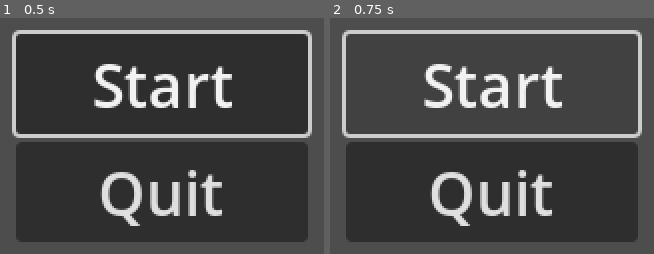
Above: before the commit, frames 1-2 (left to right).
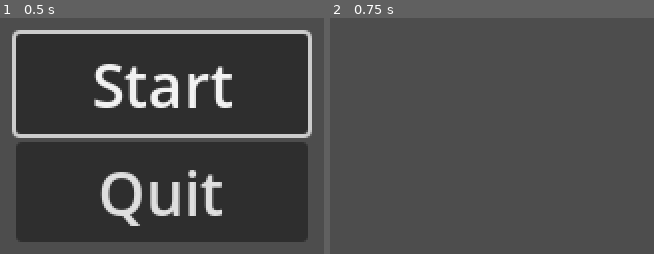
Above: after the commit, the same moments.

Repository: jonael-garcia26/OctoPause
Game: Godot game, scene res://Scenes/menu.tscn
The game is run twice, just before and just after one commit, with the same random seed, the same clock (stepped at 60 frames per second) and the same inputs. The project has no main scene, so this scene is started directly.
Inputs:
- Up to frame 1 (0.5 s): no input
- Up to frame 2 (0.75 s): click "Start" at 0.5 s

Frame 1 is identical in both runs. In frame 2, 45% of the frame differs, in the area x 3-97%, y 5-95%.

Commit message:
Conecte el start button al main scene

Diff:
--- /dev/null
+++ b/Scenes/main.tscn
@@ -0,0 +1,3 @@
+[gd_scene format=3 uid="uid://bg5lb4oalerc5"]
+
+[node name="Main" type="Node2D"]
--- a/Scenes/menu.tscn
+++ b/Scenes/menu.tscn
@@ -1,14 +1,18 @@
-[gd_scene load_steps=2 format=3 uid="uid://ng2v52wteqgw"]
+[gd_scene load_steps=3 format=3 uid="uid://ng2v52wteqgw"]
 
-[ext_resource type="Script" path="res://Scrips/quit.gd" id="1_yorfc"]
+[ext_resource type="Script" path="res://Scripts/start.gd" id="1_80ar1"]
+[ext_resource type="Script" path="res://Scripts/quit.gd" id="1_yorfc"]
 
 [node name="Menu" type="Control"]
 layout_mode = 3
-anchors_preset = 15
-anchor_right = 1.0
-anchor_bottom = 1.0
+anchors_preset = 8
+anchor_left = 0.5
+anchor_top = 0.5
+anchor_right = 0.5
+anchor_bottom = 0.5
 grow_horizontal = 2
 grow_vertical = 2
+size_flags_horizontal = 4
 
 [node name="VBoxContainer" type="VBoxContainer" parent="."]
 layout_mode = 1
@@ -29,6 +33,7 @@
 focus_neighbor_top = NodePath("../Quit")
 theme_override_font_sizes/font_size = 30
 text = "Start"
+script = ExtResource("1_80ar1")
 
 [node name="Quit" type="Button" parent="VBoxContainer"]
 layout_mode = 2
@@ -37,4 +42,5 @@
 text = "Quit"
 script = ExtResource("1_yorfc")
 
+[connection signal="pressed" from="VBoxContainer/Start" to="VBoxContainer/Start" method="_on_pressed"]
 [connection signal="pressed" from="VBoxContainer/Quit" to="VBoxContainer/Quit" method="_on_pressed"]
--- /dev/null
+++ b/Scenes/player.tscn
@@ -0,0 +1,16 @@
+[gd_scene load_steps=4 format=3 uid="uid://b20v1my2wpnvs"]
+
+[ext_resource type="Texture2D" uid="uid://ciav10522sh7w" path="res://Assets/Sprites/Pulpy.png" id="1_os784"]
+[ext_resource type="Script" path="res://Scripts/player.gd" id="1_racub"]
+
+[sub_resource type="CircleShape2D" id="CircleShape2D_0dtc3"]
+radius = 22.0907
+
+[node name="Player" type="Area2D"]
+script = ExtResource("1_racub")
+
+[node name="Sprite2D" type="Sprite2D" parent="."]
+texture = ExtResource("1_os784")
+
+[node name="Hitbox" type="CollisionShape2D" parent="."]
+shape = SubResource("CircleShape2D_0dtc3")
--- /dev/null
+++ b/Scripts/player.gd
@@ -0,0 +1,11 @@
+extends Area2D
+
+
+# Called when the node enters the scene tree for the first time.
+func _ready() -> void:
+	pass # Replace with function body.
+
+
+# Called every frame. 'delta' is the elapsed time since the previous frame.
+func _process(delta: float) -> void:
+	pass
--- /dev/null
+++ b/Scripts/start.gd
@@ -0,0 +1,15 @@
+extends Button
+
+
+# Called when the node enters the scene tree for the first time.
+func _ready() -> void:
+	pass # Replace with function body.
+
+
+# Called every frame. 'delta' is the elapsed time since the previous frame.
+func _process(delta: float) -> void:
+	pass
+
+
+func _on_pressed() -> void:
+	get_tree().change_scene_to_file("res://Scenes/main.tscn")
Renamed: Scrips/quit.gd -> Scripts/quit.gd
